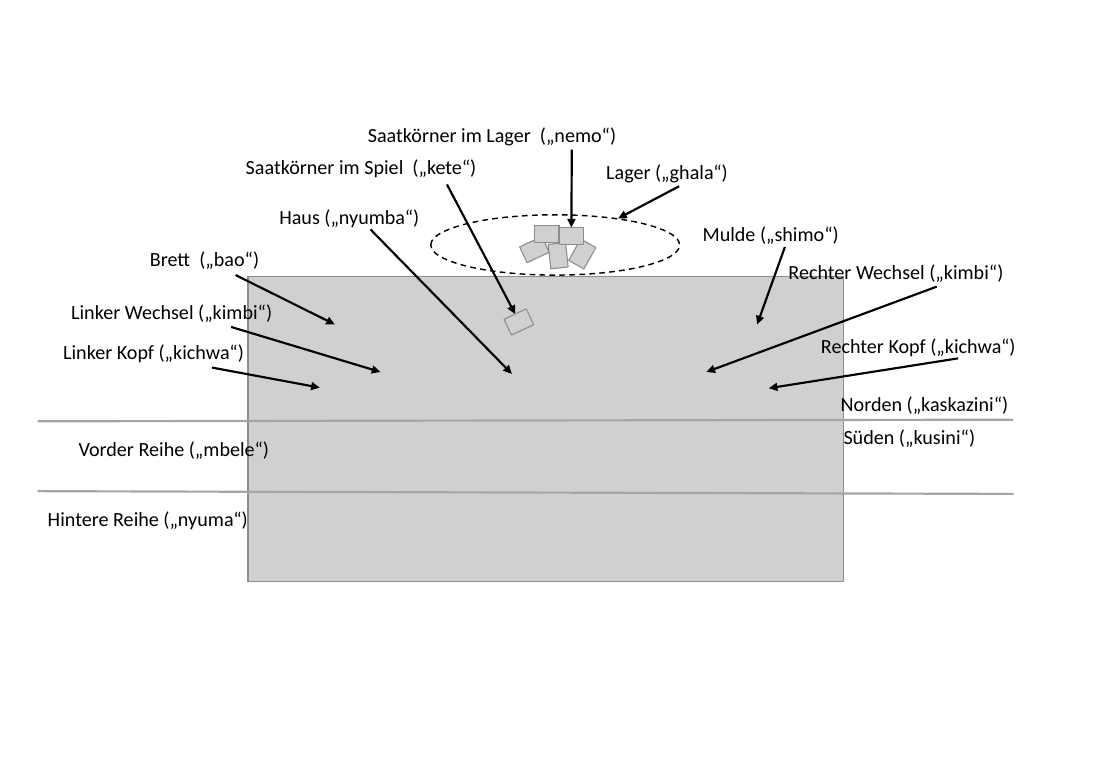
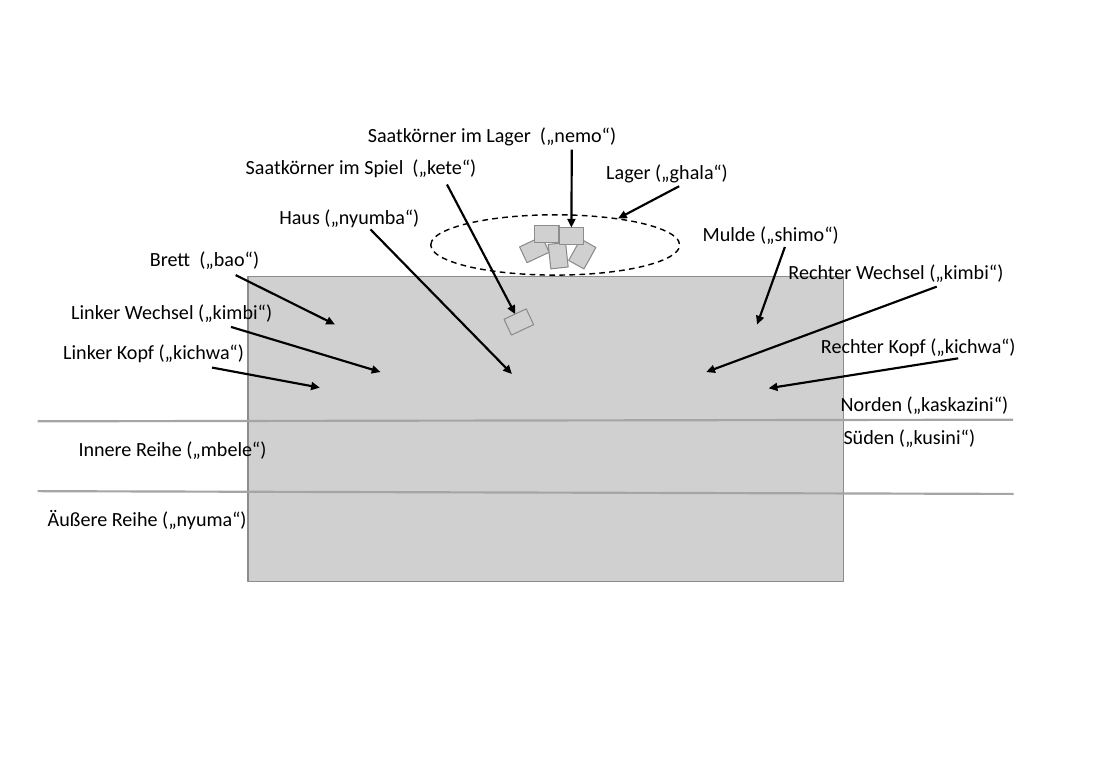
Before and after one commit to geziefer/baolakiswahili, a slide deck: slide 1 of baolakiswahili/misc/BaoLaKiswahili-Regeln.pptx. Drawn at 1120x775 pixels with LibreOffice and Linux fonts; fonts in the diff are those of the drawing; grey boxes stand for pictures. Boxes give left, top, right and bottom in pixels: in the first picture for what was removed or moved away, otherwise in the second. Text is boxed around its words. In the diff, an @@ line names an element or a change of style, - is before the commit and + after.

```diff
--- a/baolakiswahili/misc/BaoLaKiswahili-Regeln.pptx
+++ b/baolakiswahili/misc/BaoLaKiswahili-Regeln.pptx
@@ text at (79, 440, 266, 463): text changed @@
-Vorder Reihe („mbele“)
+Innere Reihe („mbele“)
@@ text at (48, 510, 246, 530): text changed @@
-Hintere Reihe („nyuma“)
+Äußere Reihe („nyuma“)
```
Also in this commit, not shown: 2 slides added, 1 slide removed, 2 other files.
